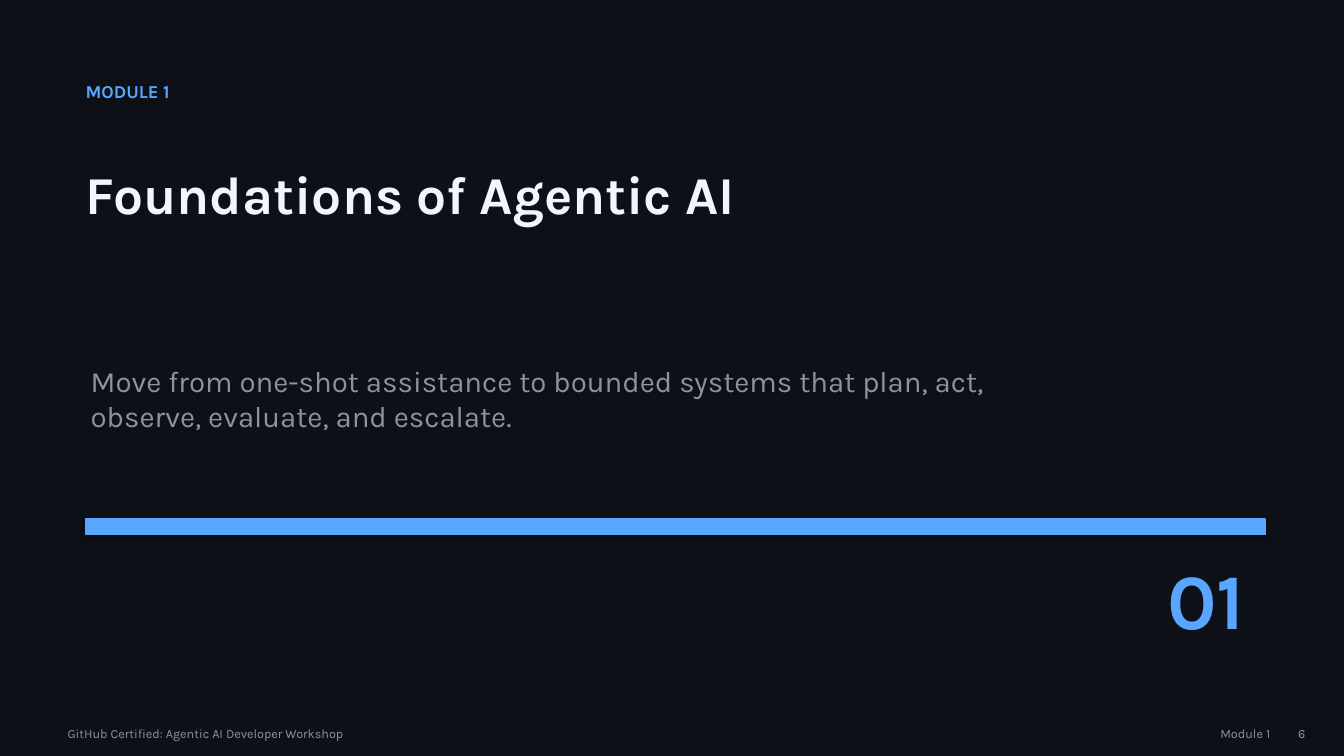
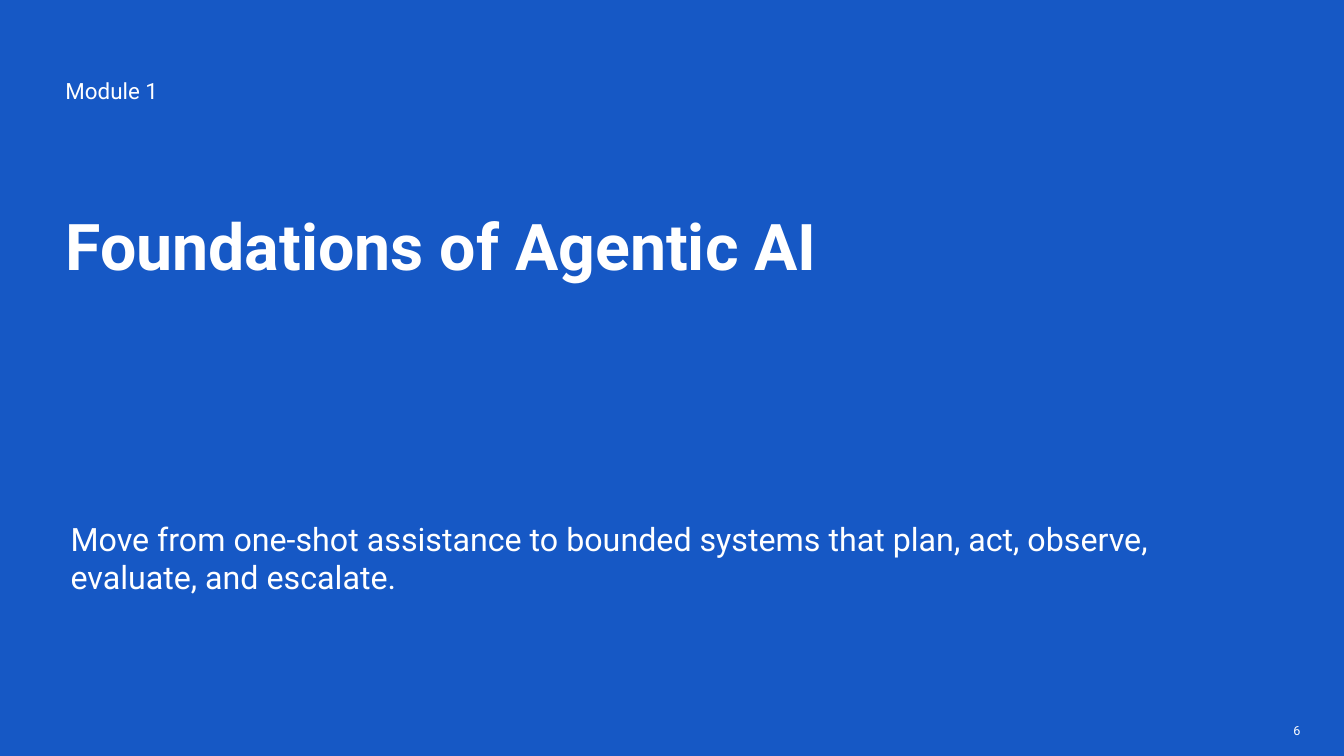
Before and after one commit to martins-vds/agentic-sdlc, a slide deck: slide 6 of slides/github-agentic-ai-developer-workshop.pptx. Drawn at 1344x756 pixels with LibreOffice and Linux fonts; fonts in the diff are those of the drawing. Boxes give left, top, right and bottom in pixels: in the first picture for what was removed or moved away, otherwise in the second. Text is boxed around its words. In the diff, an @@ line names an element or a change of style, - is before the commit and + after.

```diff
--- a/slides/github-agentic-ai-developer-workshop.pptx
+++ b/slides/github-agentic-ai-developer-workshop.pptx
@@ background #0D1117 to #1658C5 @@
@@ text at (65, 82, 158, 100): text changed; size 13 to 16 pt; font Karla to Roboto; text colour #58A6FF to #FFFFFF; bold off @@
-MODULE 1
+Module 1
@@ text "Foundations of Agentic AI": place and size @@
-text "Foundations of Agentic AI" at (86, 176, 734, 227)
+text "Foundations of Agentic AI" at (66, 221, 817, 284)
@@ text "Foundations of Agentic AI" at (66, 221, 817, 284): size 38 to 46 pt, font Karla to Roboto, text colour #F0F6FC to #FFFFFF @@
@@ text "Move from one-shot assistance to ...": place and size @@
-text "Move from one-shot assistance to ..." at (91, 372, 983, 430)
+text "Move from one-shot assistance to ..." at (71, 526, 1147, 594)
@@ text "Move from one-shot assistance to ..." at (71, 526, 1147, 594): size 21 to 23 pt, font Karla to Roboto, text colour #8B949E to #FFFFFF @@
@@ rectangle removed at (86, 519, 1265, 534) @@
@@ text removed at (1167, 577, 1244, 630) @@
-01
@@ text "6" at (1293, 726, 1300, 735): font Karla to Roboto, text colour #8B949E to #FFFFFF @@
@@ text removed at (68, 729, 343, 741) @@
-GitHub Certified: Agentic AI Developer Workshop
@@ text removed at (1220, 729, 1270, 738) @@
-Module 1
```
Also in this commit, not shown: 37 other slides changed, 7 other files.
